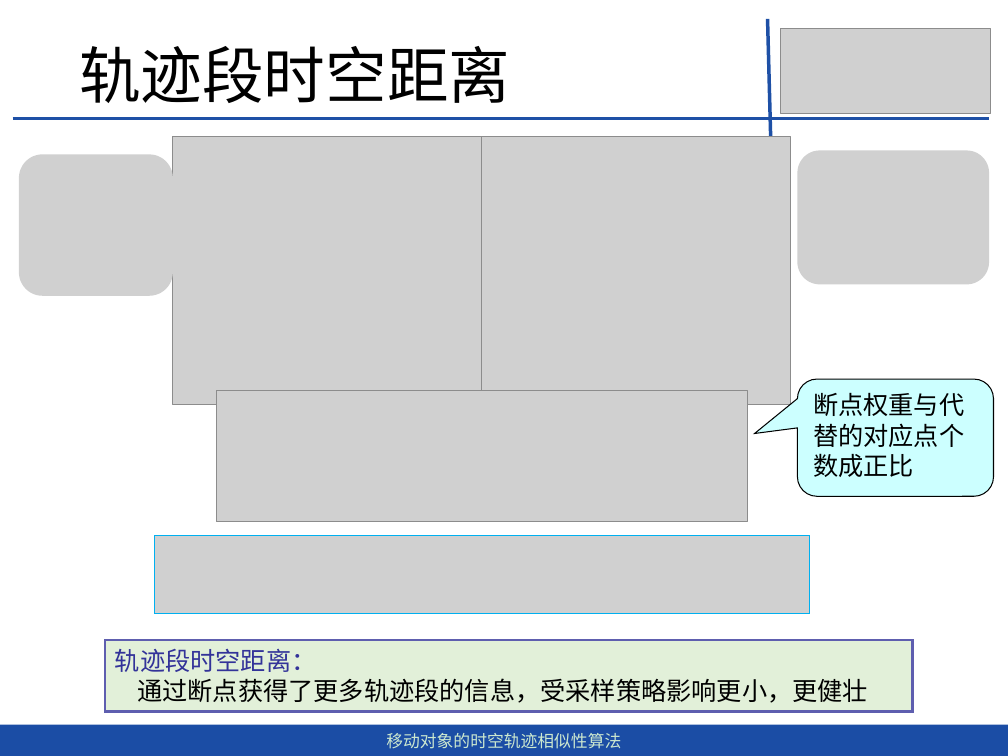
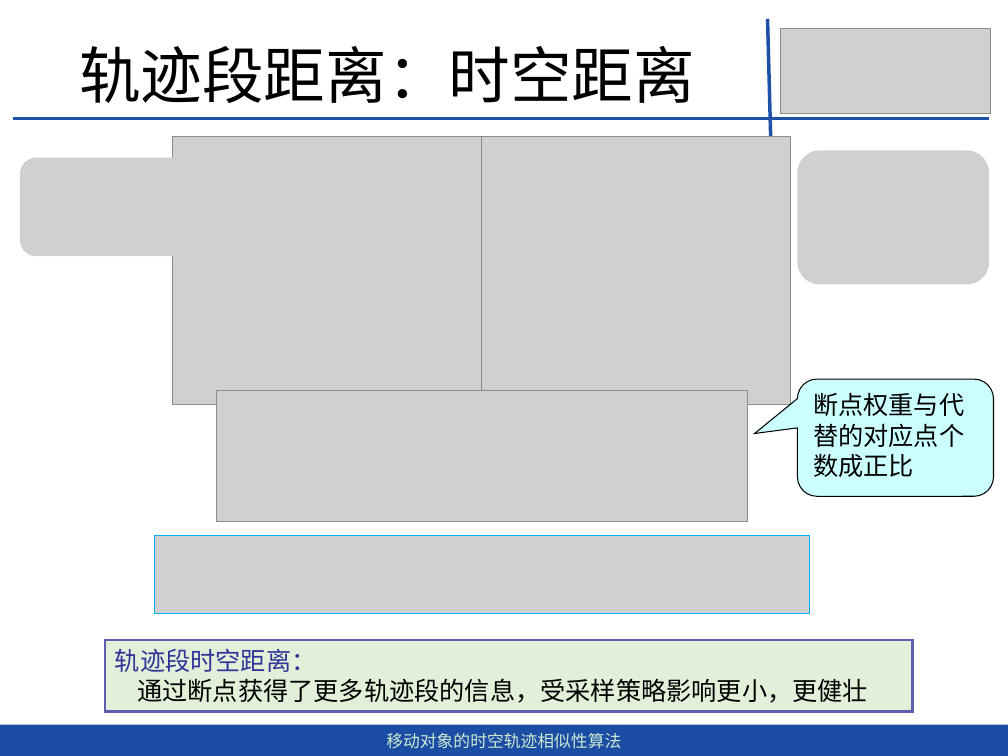
Before and after one commit to dingguangwei/biyelunwen, a slide deck: slide 22 of 移动对象的时空轨迹相似性查询算法-丁光伟-第2版.pptx. Drawn at 1008x756 pixels with LibreOffice and Linux fonts; fonts in the diff are those of the drawing; grey boxes stand for pictures. Boxes give left, top, right and bottom in pixels: in the first picture for what was removed or moved away, otherwise in the second. Text is boxed around its words. In the diff, an @@ line names an element or a change of style, - is before the commit and + after.

```diff
--- a/移动对象的时空轨迹相似性查询算法-丁光伟-第2版.pptx
+++ b/移动对象的时空轨迹相似性查询算法-丁光伟-第2版.pptx
@@ text at (79, 46, 695, 103): text changed @@
-轨迹段时空距离
+轨迹段距离：时空距离
@@ picture: place and size @@
-picture at (19, 154, 173, 295)
+picture at (20, 157, 205, 256)
```
Also in this commit, not shown: 12 other slides changed, 7 other files.
